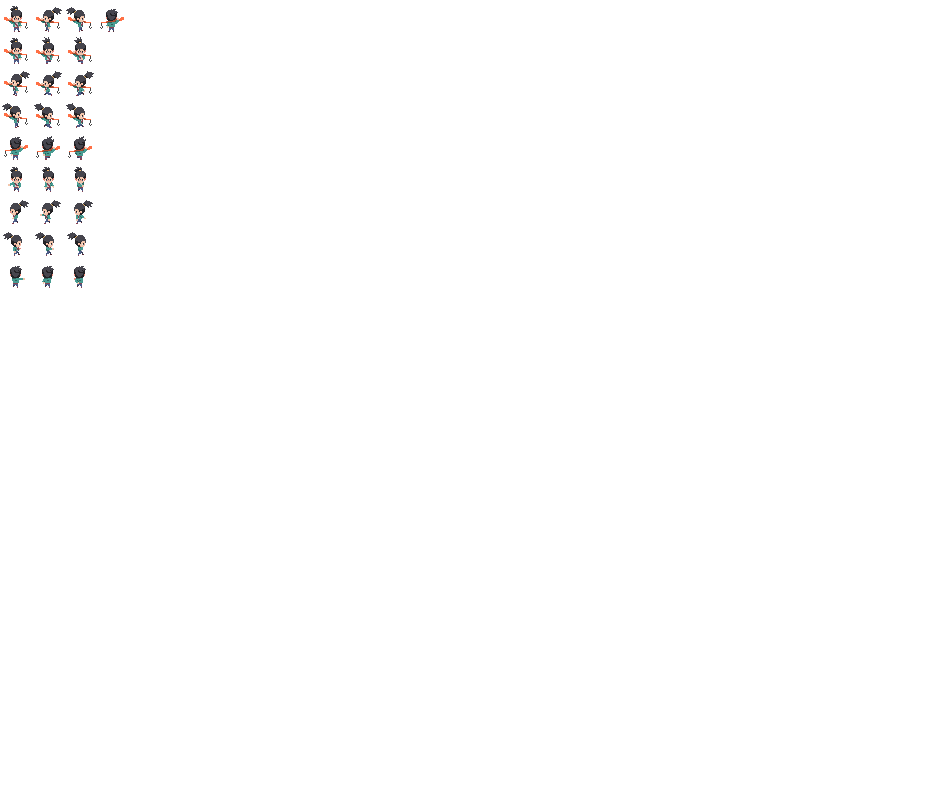
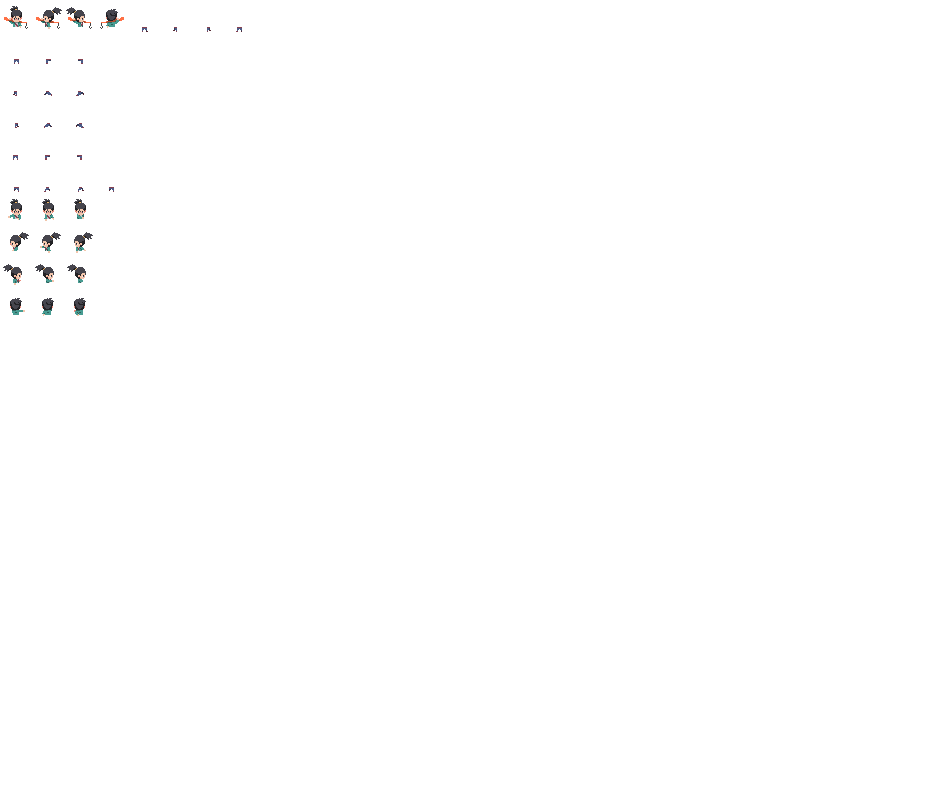
Layer changes from the first 945px x 807px image to the second:
painted on "Layer 14" over (x1=2, y1=27, x2=242, y2=316)
